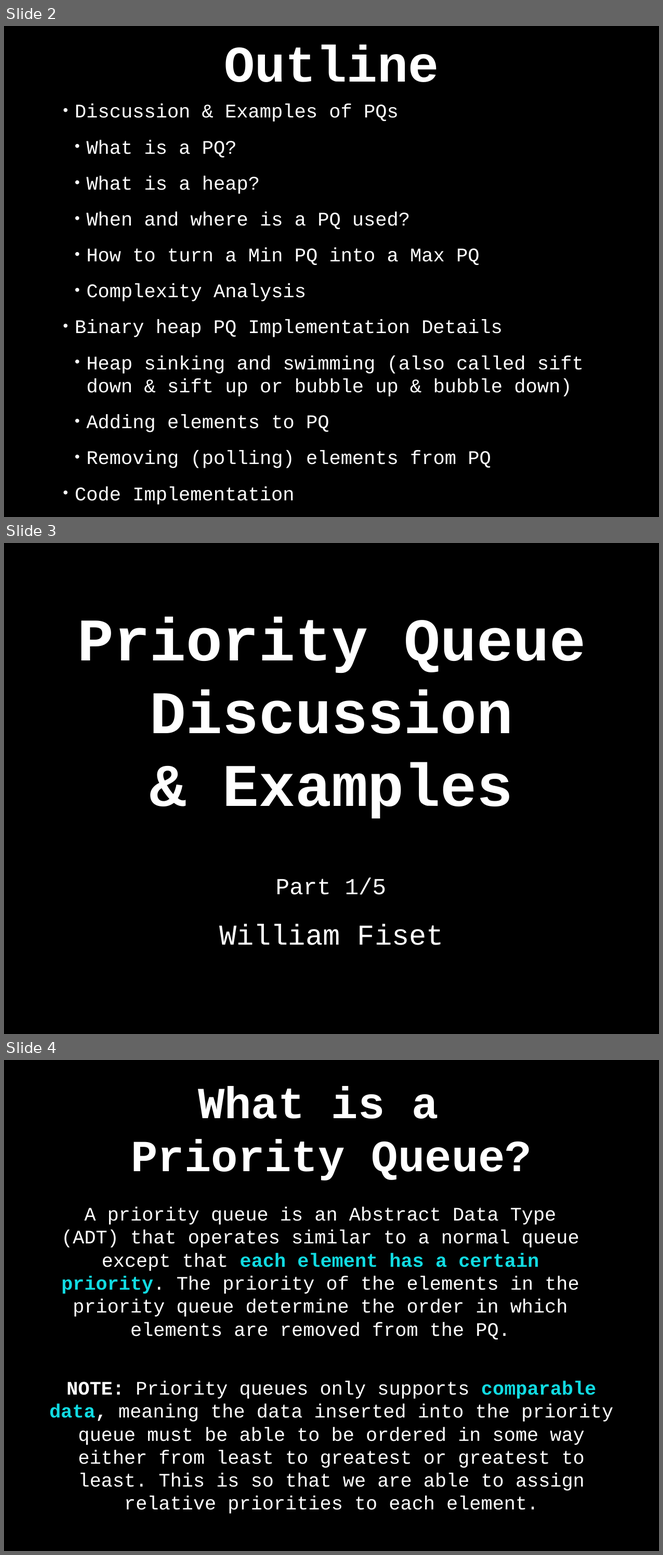
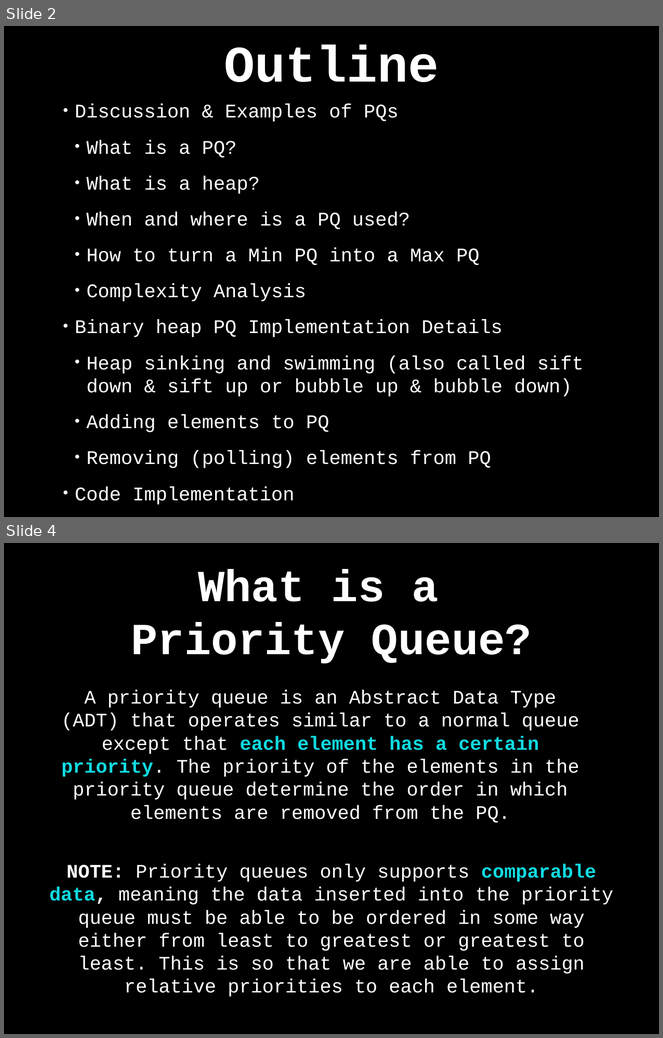
Before and after one commit to williamfiset/DEPRECATED-data-structures, a slide deck: PriorityQueue/presentation/PriorityQueue.pptx. Shown one above the other, each under a label of ours: slides 2, 3 and 4 before the commit, slides 2 and 4 after it; the slides between them are not shown. The pictures are 663x1555 and 663x1038 pixels, drawn with LibreOffice and Linux fonts; fonts in the diff are those of the drawing. Boxes give left, top, right and bottom in pixels: in the first picture for what was removed or moved away, otherwise in the second. Text is boxed around its words. In the diff, an @@ line names an element or a change of style, - is before the commit and + after.

```diff
--- a/PriorityQueue/presentation/PriorityQueue.pptx
+++ b/PriorityQueue/presentation/PriorityQueue.pptx
@@ slide 3 removed at <box>4,543,659,1034</box>, background #000000 @@
@@ title removed at <box>77,617,586,819</box> @@
-Priority Queue Discussion
-& Examples
@@ text removed at <box>276,878,387,895</box> @@
-Part 1/5
@@ text removed at <box>219,924,444,945</box> @@
-William Fiset
```
Also in this commit, not shown: 4 slides changed, 1 slide added, 6 other slides removed, 2 other files.
